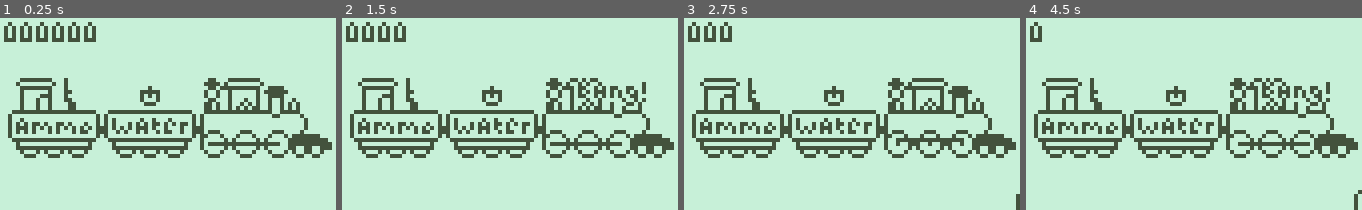
Above: before the commit, frames 1-4 (left to right).
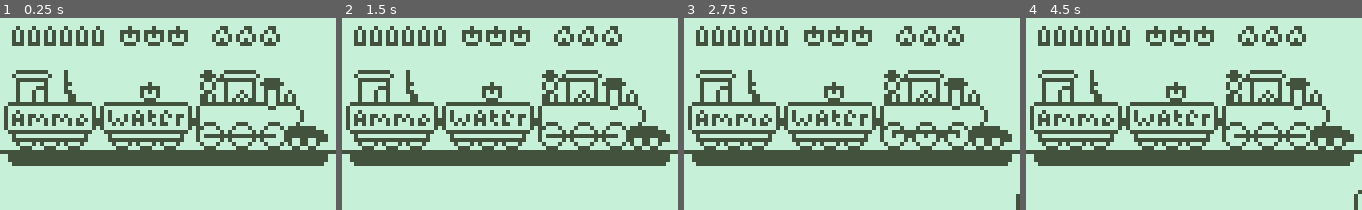
Above: after the commit, the same moments.

Repository: assertchris/game-train-trouble
Game: Godot game, scene res://nodes/screens/play-screen.tscn
Two runs of this game, one before a commit and one after it. Both use one fixed random seed, a clock stepped at 60 frames per second and the inputs below.
Inputs:
- Up to frame 1 (0.25 s): no input
- Up to frame 2 (1.5 s): tap Enter at 0.5 s; hold Right (ui_right) 0.53-1.28 s; hold Ctrl (ui_select) 0.53-1.28 s; tap Space (ui_accept) at 0.77, 0.8, 1.07, 1.35 s; hold Left (ui_left) from 1.28 s (still down)
- Up to frame 3 (2.75 s): tap Space (ui_accept) at 1.52, 1.82, 2.3 s; tap Ctrl (ui_select) at 1.55 s; release Left (ui_left) at 2.03 s; hold Right (ui_right) from 2.03 s (still down); hold Ctrl (ui_select) from 2.03 s (still down)
- Up to frame 4 (4.5 s): release Ctrl (ui_select) at 2.78 s; tap Ctrl (ui_select) at 2.85, 4.35 s; tap Space (ui_accept) at 3.02, 3.32 s; release Right (ui_right) at 3.53 s; hold Space (ui_accept) 3.53-4.28 s; hold Left (ui_left) from 3.53 s (still down)

The runs differ from the first frame. In frame 1, 25% of the frame differs, in the area x 0-100%, y 2-78%; in frame 2, 25%; in frame 3, 25%; in frame 4, 25%.

Commit message:
Add game over conditions + screen

Diff:
--- a/nodes/globals/variables.gd
+++ b/nodes/globals/variables.gd
@@ -1,3 +1,4 @@
 extends Node
 
 var current_player : Player = null
+var is_game_over := false
--- a/nodes/objects/bandit.tscn
+++ b/nodes/objects/bandit.tscn
@@ -59,6 +59,7 @@
 texture = ExtResource( 1 )
 
 [node name="BangSprite" type="Sprite" parent="."]
+visible = false
 position = Vector2( 16, -19 )
 texture = ExtResource( 3 )
 
--- a/nodes/objects/bucket.tscn
+++ b/nodes/objects/bucket.tscn
@@ -7,20 +7,29 @@
 extents = Vector2( 2.5, 2.5 )
 
 [node name="Bucket" type="Control"]
+margin_left = -3.0
+margin_top = -3.0
+margin_right = 2.0
+margin_bottom = 2.0
+rect_min_size = Vector2( 6, 5 )
 script = ExtResource( 2 )
 __meta__ = {
 "_edit_use_anchors_": false
 }
 
 [node name="Sprite" type="Sprite" parent="."]
+position = Vector2( 3, 3 )
 texture = ExtResource( 1 )
 
 [node name="Hitbox" type="Area2D" parent="."]
+position = Vector2( 3, 3 )
 collision_layer = 4
 
 [node name="Collider" type="CollisionShape2D" parent="Hitbox"]
-position = Vector2( -0.5, -0.5 )
 shape = SubResource( 1 )
+__meta__ = {
+"_edit_lock_": true
+}
 
 [connection signal="body_entered" from="Hitbox" to="." method="_on_Hitbox_body_entered"]
 [connection signal="body_exited" from="Hitbox" to="." method="_on_Hitbox_body_exited"]
--- a/nodes/objects/bullet.tscn
+++ b/nodes/objects/bullet.tscn
@@ -3,9 +3,15 @@
 [ext_resource path="res://images/bullet.png" type="Texture" id=1]
 
 [node name="Bullet" type="Control"]
+margin_left = -2.0
+margin_top = -3.0
+margin_right = 2.0
+margin_bottom = 2.0
+rect_min_size = Vector2( 4, 5 )
 __meta__ = {
 "_edit_use_anchors_": false
 }
 
 [node name="Sprite" type="Sprite" parent="."]
+position = Vector2( 2, 3 )
 texture = ExtResource( 1 )
--- a/nodes/objects/flame.tscn
+++ b/nodes/objects/flame.tscn
@@ -2,7 +2,16 @@
 
 [ext_resource path="res://images/flame.png" type="Texture" id=1]
 
-[node name="Flame" type="Node2D"]
+[node name="Flame" type="Control"]
+margin_left = -3.0
+margin_top = -3.0
+margin_right = 3.0
+margin_bottom = 2.0
+rect_min_size = Vector2( 6, 5 )
+__meta__ = {
+"_edit_use_anchors_": false
+}
 
 [node name="Sprite" type="Sprite" parent="."]
+position = Vector2( 3, 3 )
 texture = ExtResource( 1 )
--- a/nodes/objects/player.gd
+++ b/nodes/objects/player.gd
@@ -27,6 +27,9 @@
 	_bang_sprite.visible = false
 
 func _physics_process(delta: float) -> void:
+	if Variables.is_game_over:
+		return
+
 	velocity.x = (Input.get_action_strength("ui_right") - Input.get_action_strength("ui_left")) * speed * delta
 	move_and_collide(velocity)
 
--- a/nodes/objects/player.tscn
+++ b/nodes/objects/player.tscn
@@ -18,7 +18,8 @@
 carrying_gun_texture = ExtResource( 4 )
 
 [node name="BangSprite" type="Sprite" parent="."]
-position = Vector2( 15, 0 )
+visible = false
+position = Vector2( 15, 1 )
 texture = ExtResource( 5 )
 
 [node name="Sprite" type="Sprite" parent="."]
--- a/nodes/screens/play-screen.gd
+++ b/nodes/screens/play-screen.gd
@@ -7,8 +7,8 @@
 export var BucketScene : PackedScene
 export var FlameScene : PackedScene
 export var BanditScene : PackedScene
-
-var is_playing := true
+export var GunScene : PackedScene
+
 var velocity := 0
 var acceleration := 3
 var max_speed := 150
@@ -18,9 +18,6 @@
 var wheel_bar_state : int = WHEEL_BAR_STATES.ONE
 var remaining_doodad_timeout_ticks := 0
 var additional_doodad_timeout_ticks := 40
-var is_overlapping_engine := false
-var is_overlapping_water := false
-var is_overlapping_ammo := false
 var is_overlapping_left := false
 var is_overlapping_middle := false
 var is_overlapping_right := false
@@ -31,6 +28,11 @@
 var can_spawn_bandits := false
 var spawned_bandit : Bandit = null
 var spawned_bandit_position : int
+var is_adding_water := false
+var is_adding_coal := false
+var is_handling_bucket := false
+var is_handling_gun := false
+var train_health := 100
 
 enum WHEEL_BAR_STATES {
 	ONE,
@@ -51,14 +53,32 @@
 onready var _doodad_positions := $DoodadPositions
 onready var _doodads := $Doodads
 onready var _ammo := $Interface/Ammo
+onready var _water := $Interface/Water
+onready var _coal := $Interface/Coal
 onready var _bandit_positions := $BanditPositions
 onready var _bandits := $Bandits
 onready var _bandit_shoot_timer := $Timers/BanditShootTimer
+onready var _interactables := $Interactables
+onready var _percentage := $Interface/HealthBar/Percentage
+onready var _game_over := $Interface/GameOver
 
 func _ready() -> void:
 	randomize()
+	Variables.current_player = _player
+	reset()
+
+func reset() -> void:
+	if spawned_bandit:
+		spawned_bandit.queue_free()
+		spawned_bandit = null
+
+	can_spawn_bandits = false
 	_wheel_bar_timer.wait_time = start_wait_time
-	Variables.current_player = _player
+	Variables.is_game_over = false
+	velocity = 0
+	coal_count = 3
+	water_count = 3
+	train_health = 100
 
 func _process(delta: float) -> void:
 	for child in get_children():
@@ -66,6 +86,9 @@
 			child.global_position.x = round(child.global_position.x)
 
 func _on_WheelBarTimer_timeout() -> void:
+	if Variables.is_game_over:
+		return
+
 	_wheel_bar_timer.wait_time = clamp(start_wait_time - (velocity * decrease_wait_time_by), mix_wait_time, start_wait_time)
 	velocity = clamp(velocity + acceleration, 0, max_speed)
 
@@ -118,50 +141,59 @@
 
 		remaining_doodad_timeout_ticks += additional_doodad_timeout_ticks
 
-func _on_EngineArea_body_entered(body: Node) -> void:
-	if body is Player:
-		is_overlapping_engine = true
-
-func _on_EngineArea_body_exited(body: Node) -> void:
-	if body is Player:
-		is_overlapping_engine = false
-
-func _on_WaterArea_body_entered(body: Node) -> void:
-	if body is Player:
-		is_overlapping_water = true
-
-func _on_WaterArea_body_exited(body: Node) -> void:
-	if body is Player:
-		is_overlapping_water = false
-
-func _on_AmmoArea_body_entered(body: Node) -> void:
-	if body is Player:
-		is_overlapping_ammo = true
-
-func _on_AmmoArea_body_exited(body: Node) -> void:
-	if body is Player:
-		is_overlapping_ammo = false
-
-func _unhandled_key_input(event: InputEventKey) -> void:
-	if event.is_action("ui_accept"):
-		if is_overlapping_engine and Variables.current_player.carrying == Player.CARRYING.NOTHING:
-			pass # add coal
-
-		if is_overlapping_water and Variables.current_player.carrying == Player.CARRYING.BUCKET and not Variables.current_player.has_water:
+func _input(event: InputEvent) -> void:
+	if not event is InputEventKey:
+		return
+
+	if Variables.is_game_over and (event.is_action_pressed("ui_accept") or event.is_action_pressed("ui_select")):
+		reset()
+
+	if Variables.is_game_over:
+		return
+
+	if event.is_action_pressed("ui_accept"):
+		if is_overlapping_right and Variables.current_player.carrying == Player.CARRYING.NOTHING and not is_adding_coal and coal_count < 3:
+			coal_count += 1
+			is_adding_coal = true
+			yield(get_tree().create_timer(1.0), "timeout")
+			is_adding_coal = false
+
+		if is_overlapping_middle and Variables.current_player.carrying == Player.CARRYING.BUCKET and not Variables.current_player.has_water:
 			Variables.current_player.has_water = true
 
-		if is_overlapping_engine and Variables.current_player.carrying == Player.CARRYING.BUCKET and Variables.current_player.has_water:
+		if is_overlapping_right and Variables.current_player.carrying == Player.CARRYING.BUCKET and Variables.current_player.has_water and not is_adding_water and water_count < 3:
 			Variables.current_player.has_water = false
-			pass # add water
-
-		if is_overlapping_ammo and Variables.current_player.carrying == Player.CARRYING.GUN:
+			water_count += 1
+			is_adding_water = true
+			yield(get_tree().create_timer(1.0), "timeout")
+			is_adding_water = false
+
+		if is_overlapping_left and Variables.current_player.carrying == Player.CARRYING.GUN:
 			is_reloading = true
 			Variables.current_player.reload()
 			yield(Variables.current_player, "has_reloaded")
 			is_reloading = false
 
-	if event.is_action("ui_select"):
-		if Player.CARRYING.GUN and Variables.current_player.ammo_count > 0 and not is_shooting:
+		if (is_overlapping_left or is_overlapping_middle) and Variables.current_player.carrying == Player.CARRYING.BUCKET and not is_handling_bucket:
+			var new_bucket = BucketScene.instance()
+			_interactables.add_child(new_bucket)
+			new_bucket.rect_global_position = Variables.current_player.global_position
+			Variables.current_player.carrying = Player.CARRYING.NOTHING
+			is_handling_bucket = true
+			yield(get_tree().create_timer(0.5), "timeout")
+			is_handling_bucket = false
+
+		if (is_overlapping_middle or is_overlapping_right) and Variables.current_player.carrying == Player.CARRYING.GUN and not is_handling_gun:
+			var new_gun = GunScene.instance()
+			_interactables.add_child(new_gun)
+			new_gun.rect_global_position = Variables.current_player.global_position
+			Variables.current_player.carrying = Player.CARRYING.NOTHING
+			is_handling_gun = true
+			yield(get_tree().create_timer(0.5), "timeout")
+			is_handling_gun = false
+
+	if event.is_action_pressed("ui_select"):
+		if Variables.current_player.carrying == Player.CARRYING.GUN and Variables.current_player.ammo_count > 0 and not is_shooting:
 			is_shooting = true
 			Variables.current_player.shoot()
 			yield(Variables.current_player, "has_shot")
@@ -190,7 +222,27 @@
 		var new_ammo = BulletScene.instance()
 		_ammo.add_child(new_ammo)
 
+	while _water.get_child_count() > 0:
+		_water.remove_child(_water.get_child(0))
+
+	while _water.get_child_count() < water_count:
+		var new_water = BucketScene.instance()
+		_water.add_child(new_water)
+
+	while _coal.get_child_count() > 0:
+		_coal.remove_child(_coal.get_child(0))
+
+	while _coal.get_child_count() < coal_count:
+		var new_flame = FlameScene.instance()
+		_coal.add_child(new_flame)
+
+	_percentage.rect_size = Vector2(round((train_health / 100.0) * 78), 2)
+	_game_over.visible = Variables.is_game_over
+
 func _on_BanditTimer_timeout() -> void:
+	if Variables.is_game_over:
+		return
+
 	if not can_spawn_bandits:
 		can_spawn_bandits = true
 		return
@@ -210,8 +262,15 @@
 	spawned_bandit = new_bandit
 
 func _on_BanditShootTimer_timeout() -> void:
+	if Variables.is_game_over:
+		return
+
 	if spawned_bandit:
 		spawned_bandit.shoot()
+		train_health -= 2
+
+		if train_health < 1:
+			Variables.is_game_over = true
 
 func _on_LeftArea_body_entered(body: Node) -> void:
 	is_overlapping_left = true
@@ -230,3 +289,21 @@
 
 func _on_RightArea_body_exited(body: Node) -> void:
 	is_overlapping_right = false
+
+func _on_WaterTimer_timeout() -> void:
+	if Variables.is_game_over:
+		return
+
+	water_count -= 1
+
+	if water_count < 1:
+		Variables.is_game_over = true
+
+func _on_CoalTimer_timeout() -> void:
+	if Variables.is_game_over:
+		return
+
+	coal_count -= 1
+
+	if coal_count < 1:
+		Variables.is_game_over = true
--- a/nodes/screens/play-screen.tscn
+++ b/nodes/screens/play-screen.tscn
@@ -13,15 +13,8 @@
 [ext_resource path="res://nodes/objects/bullet.tscn" type="PackedScene" id=11]
 [ext_resource path="res://nodes/objects/flame.tscn" type="PackedScene" id=12]
 [ext_resource path="res://nodes/objects/bandit.tscn" type="PackedScene" id=13]
-
-[sub_resource type="RectangleShape2D" id=3]
-extents = Vector2( 2.5, 5 )
-
-[sub_resource type="RectangleShape2D" id=4]
-extents = Vector2( 2.5, 5 )
-
-[sub_resource type="RectangleShape2D" id=5]
-extents = Vector2( 3.5, 5 )
+[ext_resource path="res://images/health-bar-background.png" type="Texture" id=14]
+[ext_resource path="res://images/game-over.png" type="Texture" id=15]
 
 [sub_resource type="RectangleShape2D" id=6]
 extents = Vector2( 12, 5 )
@@ -47,6 +40,7 @@
 BucketScene = ExtResource( 9 )
 FlameScene = ExtResource( 12 )
 BanditScene = ExtResource( 13 )
+GunScene = ExtResource( 10 )
 
 [node name="DoodadPositions" type="Node2D" parent="." index="0"]
 __meta__ = {
@@ -96,10 +90,10 @@
 }
 
 [node name="Train" parent="." index="4" instance=ExtResource( 3 )]
-position = Vector2( 42.5, 25 )
+position = Vector2( 42, 23 )
 
 [node name="WheelBar" parent="." index="5" instance=ExtResource( 7 )]
-position = Vector2( 61, 32 )
+position = Vector2( 60, 30 )
 
 [node name="Interactables" type="Node2D" parent="." index="6"]
 __meta__ = {
@@ -107,75 +101,50 @@
 }
 
 [node name="Bucket" parent="Interactables" index="0" instance=ExtResource( 9 )]
-margin_left = 38.0
-margin_top = 20.0
-margin_right = 38.0
-margin_bottom = 20.0
+margin_left = 35.0
+margin_top = 16.0
+margin_right = 41.0
+margin_bottom = 21.0
 
 [node name="Gun" parent="Interactables" index="1" instance=ExtResource( 10 )]
 margin_left = 18.0
-margin_top = 19.0
+margin_top = 17.0
 margin_right = 18.0
-margin_bottom = 19.0
+margin_bottom = 17.0
 
 [node name="Player" parent="." index="7" instance=ExtResource( 4 )]
-position = Vector2( 53, 19 )
+position = Vector2( 51.5, 17 )
 
 [node name="Areas" type="Node2D" parent="." index="8"]
 __meta__ = {
 "_edit_lock_": true
 }
 
-[node name="EngineArea" type="Area2D" parent="Areas" index="0"]
-visible = false
-position = Vector2( 55, 19 )
-
-[node name="Collider" type="CollisionShape2D" parent="Areas/EngineArea" index="0"]
-position = Vector2( 1, 0 )
-shape = SubResource( 3 )
-
-[node name="WaterArea" type="Area2D" parent="Areas" index="1"]
-visible = false
-position = Vector2( 37, 19 )
-
-[node name="Collider" type="CollisionShape2D" parent="Areas/WaterArea" index="0"]
-position = Vector2( -0.5, 0 )
-shape = SubResource( 4 )
-
-[node name="AmmoArea" type="Area2D" parent="Areas" index="2"]
-visible = false
-position = Vector2( 13, 19 )
-
-[node name="Collider" type="CollisionShape2D" parent="Areas/AmmoArea" index="0"]
-position = Vector2( -1.5, 0 )
-shape = SubResource( 5 )
-
-[node name="LeftArea" type="Area2D" parent="Areas" index="3"]
-visible = false
+[node name="LeftArea" type="Area2D" parent="Areas" index="0"]
 position = Vector2( 13, 19 )
 collision_layer = 0
 
 [node name="Collider" type="CollisionShape2D" parent="Areas/LeftArea" index="0"]
+position = Vector2( 0, -2 )
 shape = SubResource( 6 )
 
-[node name="MiddleArea" type="Area2D" parent="Areas" index="4"]
-visible = false
+[node name="MiddleArea" type="Area2D" parent="Areas" index="1"]
 position = Vector2( 37, 19 )
 collision_layer = 0
 
 [node name="Collider" type="CollisionShape2D" parent="Areas/MiddleArea" index="0"]
+position = Vector2( 0, -2 )
 shape = SubResource( 7 )
 
-[node name="RightArea" type="Area2D" parent="Areas" index="5"]
-visible = false
+[node name="RightArea" type="Area2D" parent="Areas" index="2"]
 position = Vector2( 63, 19 )
 collision_layer = 0
 
 [node name="Collider" type="CollisionShape2D" parent="Areas/RightArea" index="0"]
-position = Vector2( -0.5, 0 )
+position = Vector2( -1, -2 )
 shape = SubResource( 8 )
 
-[node name="LeftWall" type="StaticBody2D" parent="Areas" index="6"]
+[node name="LeftWall" type="StaticBody2D" parent="Areas" index="3"]
 visible = false
 position = Vector2( 7, 12 )
 
@@ -185,7 +154,7 @@
 "_edit_lock_": true
 }
 
-[node name="Right Wall" type="StaticBody2D" parent="Areas" index="7"]
+[node name="Right Wall" type="StaticBody2D" parent="Areas" index="4"]
 visible = false
 position = Vector2( 60, 12 )
 
@@ -205,12 +174,132 @@
 
 [node name="Ammo" type="HBoxContainer" parent="Interface" index="0"]
 margin_left = 3.0
-margin_top = 4.0
+margin_top = 2.0
 margin_right = 27.0
-margin_bottom = 10.0
-__meta__ = {
-"_edit_use_anchors_": false
-}
+margin_bottom = 7.0
+custom_constants/separation = 0
+alignment = 1
+__meta__ = {
+"_edit_use_anchors_": false
+}
+
+[node name="Bullet1" parent="Interface/Ammo" index="0" instance=ExtResource( 11 )]
+margin_left = 0.0
+margin_top = 0.0
+margin_right = 4.0
+margin_bottom = 5.0
+
+[node name="Bullet2" parent="Interface/Ammo" index="1" instance=ExtResource( 11 )]
+margin_left = 4.0
+margin_top = 0.0
+margin_right = 8.0
+margin_bottom = 5.0
+
+[node name="Bullet3" parent="Interface/Ammo" index="2" instance=ExtResource( 11 )]
+margin_left = 8.0
+margin_top = 0.0
+margin_right = 12.0
+margin_bottom = 5.0
+
+[node name="Bullet4" parent="Interface/Ammo" index="3" instance=ExtResource( 11 )]
+margin_left = 12.0
+margin_top = 0.0
+margin_right = 16.0
+margin_bottom = 5.0
+
+[node name="Bullet5" parent="Interface/Ammo" index="4" instance=ExtResource( 11 )]
+margin_left = 16.0
+margin_top = 0.0
+margin_right = 20.0
+margin_bottom = 5.0
+
+[node name="Bullet6" parent="Interface/Ammo" index="5" instance=ExtResource( 11 )]
+margin_left = 20.0
+margin_top = 0.0
+margin_right = 24.0
+margin_bottom = 5.0
+
+[node name="Water" type="HBoxContainer" parent="Interface" index="1"]
+margin_left = 30.0
+margin_top = 2.0
+margin_right = 48.0
+margin_bottom = 7.0
+custom_constants/separation = 0
+__meta__ = {
+"_edit_use_anchors_": false
+}
+
+[node name="Bucket1" parent="Interface/Water" index="0" instance=ExtResource( 9 )]
+margin_left = 0.0
+margin_top = 0.0
+margin_right = 6.0
+margin_bottom = 5.0
+
+[node name="Bucket2" parent="Interface/Water" index="1" instance=ExtResource( 9 )]
+margin_left = 6.0
+margin_top = 0.0
+margin_right = 12.0
+margin_bottom = 5.0
+
+[node name="Bucket3" parent="Interface/Water" index="2" instance=ExtResource( 9 )]
+margin_left = 12.0
+margin_top = 0.0
+margin_right = 18.0
+margin_bottom = 5.0
+
+[node name="Coal" type="HBoxContainer" parent="Interface" index="2"]
+margin_left = 53.0
+margin_top = 2.0
+margin_right = 71.0
+margin_bottom = 7.0
+custom_constants/separation = 0
+alignment = 1
+__meta__ = {
+"_edit_use_anchors_": false
+}
+
+[node name="Flame1" parent="Interface/Coal" index="0" instance=ExtResource( 12 )]
+margin_left = 0.0
+margin_top = 0.0
+margin_right = 6.0
+margin_bottom = 5.0
+
+[node name="Flame2" parent="Interface/Coal" index="1" instance=ExtResource( 12 )]
+margin_left = 6.0
+margin_top = 0.0
+margin_right = 12.0
+margin_bottom = 5.0
+
+[node name="Flame3" parent="Interface/Coal" index="2" instance=ExtResource( 12 )]
+margin_left = 12.0
+margin_top = 0.0
+margin_right = 18.0
+margin_bottom = 5.0
+
+[node name="HealthBar" type="TextureRect" parent="Interface" index="3"]
+margin_top = 33.0
+margin_right = 84.0
+margin_bottom = 37.0
+texture = ExtResource( 14 )
+__meta__ = {
+"_edit_use_anchors_": false
+}
+
+[node name="Percentage" type="ColorRect" parent="Interface/HealthBar" index="0"]
+margin_left = 3.0
+margin_top = 1.0
+margin_right = 81.0
+margin_bottom = 3.0
+color = Color( 0.262745, 0.321569, 0.239216, 1 )
+__meta__ = {
+"_edit_use_anchors_": false
+}
+
+[node name="GameOver" type="TextureRect" parent="Interface" index="4"]
+visible = false
+margin_right = 84.0
+margin_bottom = 48.0
+texture = ExtResource( 15 )
 
 [node name="Timers" type="Node" parent="." index="10"]
 
@@ -233,12 +322,14 @@
 [node name="BanditShootTimer" type="Timer" parent="Timers" index="4"]
 wait_time = 3.0
 
-[connection signal="body_entered" from="Areas/EngineArea" to="." method="_on_EngineArea_body_entered"]
-[connection signal="body_exited" from="Areas/EngineArea" to="." method="_on_EngineArea_body_exited"]
-[connection signal="body_entered" from="Areas/WaterArea" to="." method="_on_WaterArea_body_entered"]
-[connection signal="body_exited" from="Areas/WaterArea" to="." method="_on_WaterArea_body_exited"]
-[connection signal="body_entered" from="Areas/AmmoArea" to="." method="_on_AmmoArea_body_entered"]
-[connection signal="body_exited" from="Areas/AmmoArea" to="." method="_on_AmmoArea_body_exited"]
+[node name="WaterTimer" type="Timer" parent="Timers" index="5"]
+wait_time = 20.0
+autostart = true
+
+[node name="CoalTimer" type="Timer" parent="Timers" index="6"]
+wait_time = 15.0
+autostart = true
+
 [connection signal="body_entered" from="Areas/LeftArea" to="." method="_on_LeftArea_body_entered"]
 [connection signal="body_exited" from="Areas/LeftArea" to="." method="_on_LeftArea_body_exited"]
 [connection signal="body_entered" from="Areas/MiddleArea" to="." method="_on_MiddleArea_body_entered"]
@@ -250,3 +341,5 @@
 [connection signal="timeout" from="Timers/InterfaceTimer" to="." method="_on_InterfaceTimer_timeout"]
 [connection signal="timeout" from="Timers/BanditTimer" to="." method="_on_BanditTimer_timeout"]
 [connection signal="timeout" from="Timers/BanditShootTimer" to="." method="_on_BanditShootTimer_timeout"]
+[connection signal="timeout" from="Timers/WaterTimer" to="." method="_on_WaterTimer_timeout"]
+[connection signal="timeout" from="Timers/CoalTimer" to="." method="_on_CoalTimer_timeout"]
Binary file changed: images/bucket.png
Binary file changed: images/bullet.png
Binary file changed: images/flame.png
Binary file added: images/game-over.png
Not shown, added: images/game-over.png.import
Binary file added: images/health-bar-background.png
Not shown, added: images/health-bar-background.png.import
Binary file added: images/health-bar.png
Not shown, added: images/health-bar.png.import
Not shown: 1 places in nodes/screens/play-screen.tscn that only renumber resources
